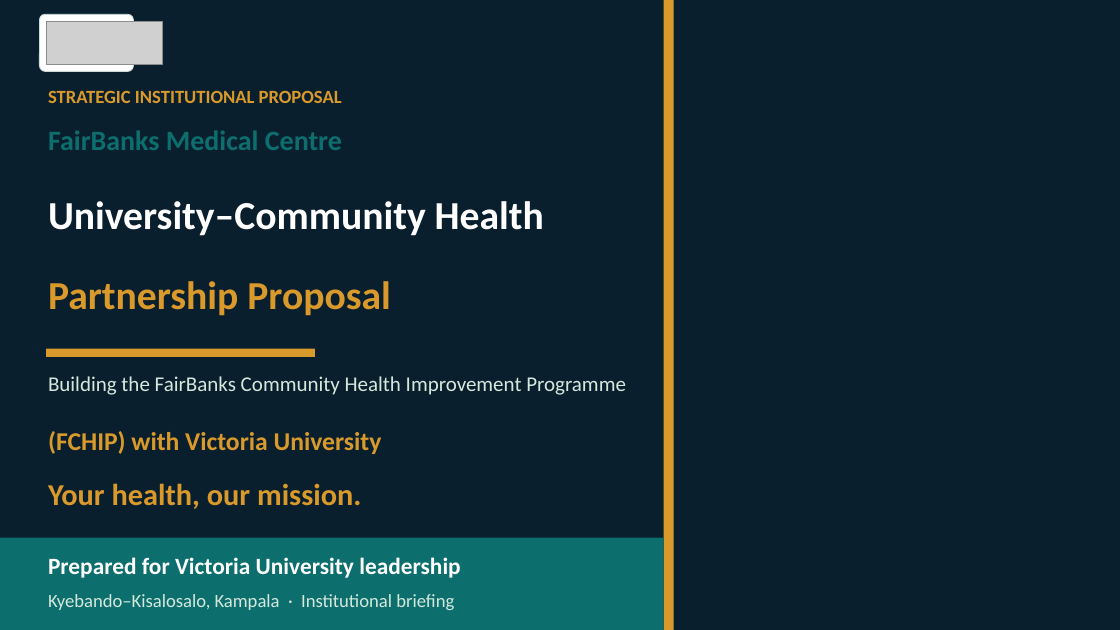
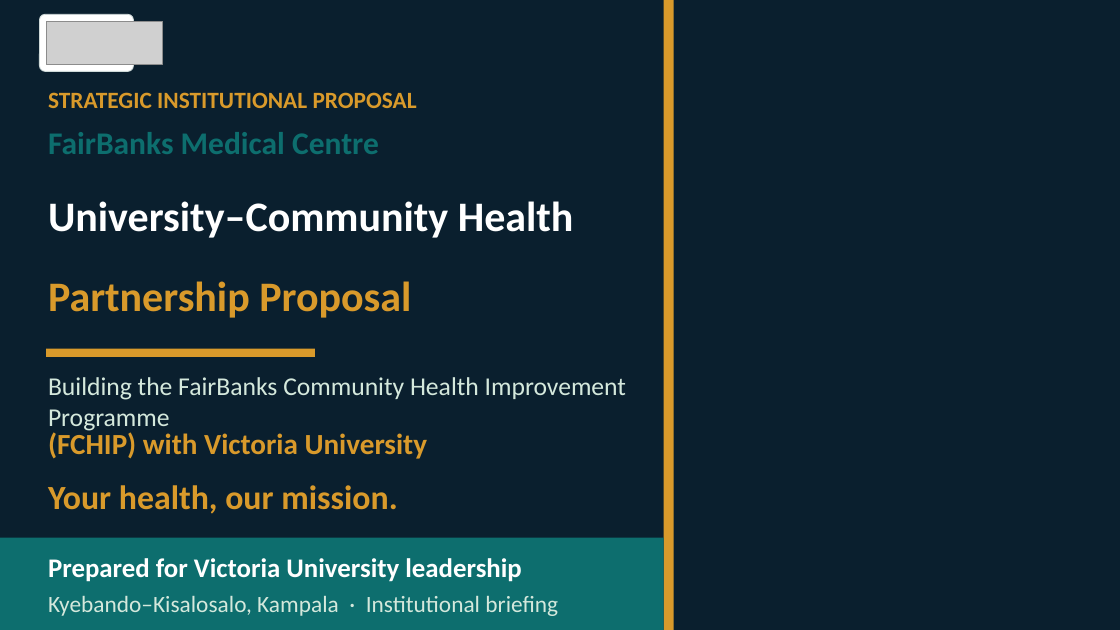
Before and after one commit to WASSWA2624/fairbanks, a slide deck: slide 1 of victoria/documents/victoria_ppt.pptx. Drawn at 1120x630 pixels with LibreOffice and Linux fonts; fonts in the diff are those of the drawing; grey boxes stand for pictures; background and template pictures are left out; a plain dark background stands for a picture behind light text. Boxes give left, top, right and bottom in pixels: in the first picture for what was removed or moved away, otherwise in the second. Text is boxed around its words. In the diff, an @@ line names an element or a change of style, - is before the commit and + after.

Commit message:
Update Victoria University partnership proposal script and PowerPoint presentation. Adjusted header and footer dimensions, refined text formatting, and improved layout for title and subtitle handling. Enhanced bullet point sizes and spacing for better readability, and added new content sections to clarify collaboration areas with FairBanks Medical Centre.

```diff
--- a/victoria/documents/victoria_ppt.pptx
+++ b/victoria/documents/victoria_ppt.pptx
@@ text "STRATEGIC INSTITUTIONAL PROPOSAL" at [48, 92, 417, 108]: size 16 to 20 pt @@
@@ text "FairBanks Medical Centre" at [48, 132, 379, 154]: size 24 to 27 pt @@
@@ text "University–Community Health" at [48, 201, 574, 238]: size 34 to 36 pt @@
@@ text "Partnership Proposal" at [48, 281, 411, 318]: size 34 to 36 pt @@
@@ text "Building the FairBanks Community Health ..." at [48, 377, 626, 431]: size 18 to 22 pt @@
@@ text "(FCHIP) with Victoria University" at [48, 429, 428, 459]: size 22 to 25 pt @@
@@ text "Your health, our mission." at [48, 485, 398, 514]: size 26 to 29 pt @@
@@ text "Prepared for Victoria University leadership" at [48, 558, 521, 582]: size 20 to 23 pt @@
@@ text "Kyebando–Kisalosalo, Kampala · Institutional briefing" at [48, 596, 558, 616]: size 16 to 20 pt @@
```
Also in this commit, not shown: 16 other slides changed, 1 other file.
